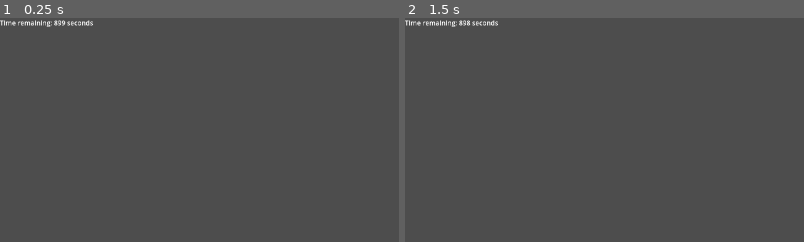
Above: before the commit, frames 1-2 (left to right).
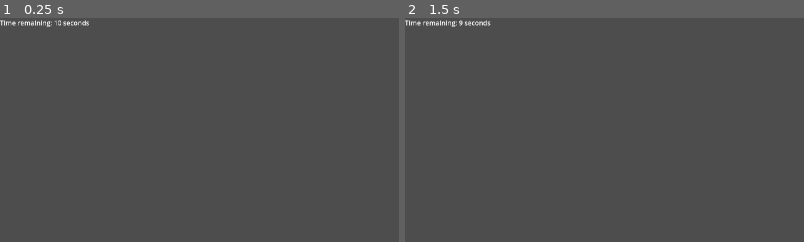
Above: after the commit, the same moments.

Repository: OliverTheLittleLion/SpeedrunningElements
Game: Godot game, scene res://sceens/timer.tscn
Same seed, same stepped clock (60 frames per second), same inputs: the game is played once before the commit and once after it. The project has no main scene, so this scene is started directly.
Inputs:
- Up to frame 1 (0.25 s): no input
- Up to frame 2 (1.5 s): tap Enter at 0.5 s; tap Space at 1.25 s
The pictures show only the part of the screen within x 0-50%, y 0-50%; the shares and areas given below are measured in that part.

The runs differ from the first frame. In frame 1, 0.1% of the frame differs, in the area x 13-24%, y 0-4%; in frame 2, 0.2%.
Error before the commit: Cannot call method 'start' on a null value. (res://scripts/Timer.gd:13)

Commit message:
worked on gameover

Diff:
--- a/project.godot
+++ b/project.godot
@@ -15,10 +15,6 @@
 boot_splash/fullsize=false
 config/icon="res://icon.svg"
 
-[autoload]
-
-GlobalTimer="*res://scripts/Timer.gd"
-
 [display]
 
 window/size/viewport_width=1920
--- /dev/null
+++ b/sceens/gameover.tscn
@@ -0,0 +1,70 @@
+[gd_scene load_steps=9 format=3 uid="uid://bskqlmchyklk3"]
+
+[ext_resource type="Texture2D" uid="uid://ci144k0qm7kg0" path="res://TestScene/assets/pixilart-sprite.png" id="1_cfbrx"]
+
+[sub_resource type="AtlasTexture" id="AtlasTexture_ysok4"]
+atlas = ExtResource("1_cfbrx")
+region = Rect2(0, 0, 160, 100)
+
+[sub_resource type="AtlasTexture" id="AtlasTexture_meexb"]
+atlas = ExtResource("1_cfbrx")
+region = Rect2(160, 0, 160, 100)
+
+[sub_resource type="AtlasTexture" id="AtlasTexture_v8g6m"]
+atlas = ExtResource("1_cfbrx")
+region = Rect2(320, 0, 160, 100)
+
+[sub_resource type="AtlasTexture" id="AtlasTexture_ql8lx"]
+atlas = ExtResource("1_cfbrx")
+region = Rect2(480, 0, 160, 100)
+
+[sub_resource type="AtlasTexture" id="AtlasTexture_2a06h"]
+atlas = ExtResource("1_cfbrx")
+region = Rect2(640, 0, 160, 100)
+
+[sub_resource type="AtlasTexture" id="AtlasTexture_yogmp"]
+atlas = ExtResource("1_cfbrx")
+region = Rect2(800, 0, 160, 100)
+
+[sub_resource type="SpriteFrames" id="SpriteFrames_dij0s"]
+animations = [{
+"frames": [{
+"duration": 1.0,
+"texture": SubResource("AtlasTexture_ysok4")
+}, {
+"duration": 1.0,
+"texture": SubResource("AtlasTexture_meexb")
+}, {
+"duration": 0.5,
+"texture": SubResource("AtlasTexture_v8g6m")
+}, {
+"duration": 1.0,
+"texture": SubResource("AtlasTexture_ql8lx")
+}, {
+"duration": 0.5,
+"texture": SubResource("AtlasTexture_2a06h")
+}, {
+"duration": 1.0,
+"texture": SubResource("AtlasTexture_yogmp")
+}],
+"loop": false,
+"name": &"gameover",
+"speed": 1.0
+}, {
+"frames": [],
+"loop": true,
+"name": &"new_animation",
+"speed": 5.0
+}]
+
+[node name="Node2D" type="Node2D"]
+
+[node name="AnimatedSprite2D" type="AnimatedSprite2D" parent="."]
+position = Vector2(-0.999907, -3.8147e-06)
+scale = Vector2(12.0125, 10.8)
+sprite_frames = SubResource("SpriteFrames_dij0s")
+animation = &"gameover"
+frame = 5
+frame_progress = 1.0
+
+[node name="Camera2D" type="Camera2D" parent="."]
--- /dev/null
+++ b/sceens/player.tscn
@@ -0,0 +1,3 @@
+[gd_scene format=3 uid="uid://c182jfsfqlndt"]
+
+[node name="player" type="Node2D"]
--- a/scripts/leaderboard.gd
+++ b/scripts/leaderboard.gd
@@ -1,6 +1 @@
 extends Control
-#Score vars
-var score = GlobalTimer
-var highScores : Array = []
-#Leaderboard file saver
-var leaderboard_Path : String = "user://leaderboard.dat"
--- a/scripts/timer.gd
+++ b/scripts/timer.gd
@@ -1,30 +1,31 @@
 extends Node2D
 
-@export var game_duration : int = 900  # Game duration in seconds (adjustable in the editor)
+@export var game_duration : int = 11  # Game duration in seconds (adjustable in the editor)
 
 var remaining_time : int
 var game_timer : Timer
 var timer_label : Label  # Reference to the Label node
 
 func _ready():
-    game_timer = $GameTimer  # Reference the Timer node.
-    timer_label = $TimerLabel  # Reference the Label node.
-    remaining_time = game_duration  # Set remaining time to game duration.
-    game_timer.start(game_duration)
+	game_timer = $GameTimer  # Reference the Timer node.
+	timer_label = $TimerLabel  # Reference the Label node.
+	remaining_time = game_duration  # Set remaining time to game duration.
+	game_timer.start(game_duration)
 
 # This function will be called when the timer finishes.
 func _on_timer_timeout():
-    print("Time's up! Game over!")
-    game_timer.stop()  # Stop the timer when it ends.
-    timer_label.text = "Game Over!"  # Display "Game Over" on the label.
+	print("Time's up! Game over!")
+	game_timer.stop()  # Stop the timer when it ends.
+	timer_label.text = "Game Over!"  # Display "Game Over" on the label.
+	get_tree().change_scene_to_file("res://sceens/gameover.tscn")
 
-    # Handle game over logic here, such as ending the game or restarting.
+	# Handle game over logic here, such as ending the game or restarting.
 
 # Update the timer display every frame.
 func _process(delta):
-    if remaining_time > 0:
-        remaining_time = int(game_timer.time_left)  # Get the remaining time in seconds.
-        # Update the label text with the remaining time.
-        timer_label.text = "Time remaining: %d seconds" % remaining_time
-    else:
-        print("Game over!")
+	if remaining_time > 0:
+		remaining_time = int(game_timer.time_left)  # Get the remaining time in seconds.
+		# Update the label text with the remaining time.
+		timer_label.text = "Time remaining: %d seconds" % remaining_time
+	else:
+		print("Game over!")
Binary file added: TestScene/assets/pixilart-sprite.png
Not shown, added: TestScene/assets/pixilart-sprite.png.import
Not shown: 1 places in sceens/leaderboard.tscn that only renumber resources
Not shown: 1 places in sceens/timer.tscn that only renumber resources
